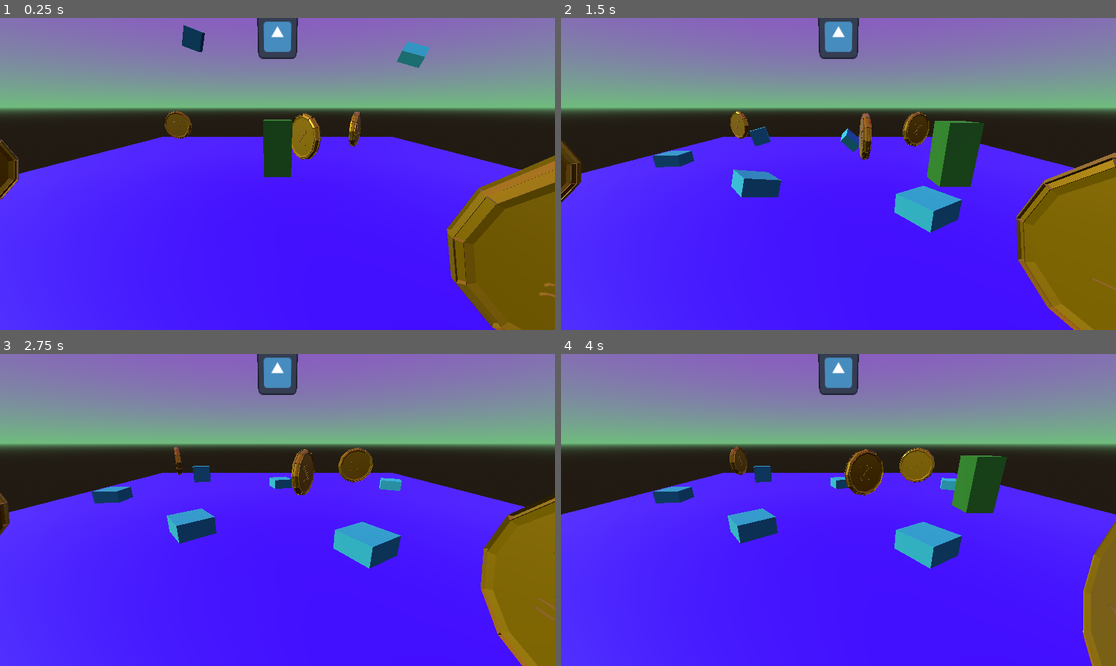
Above: before the commit, frames 1-4 (two rows, left to right).
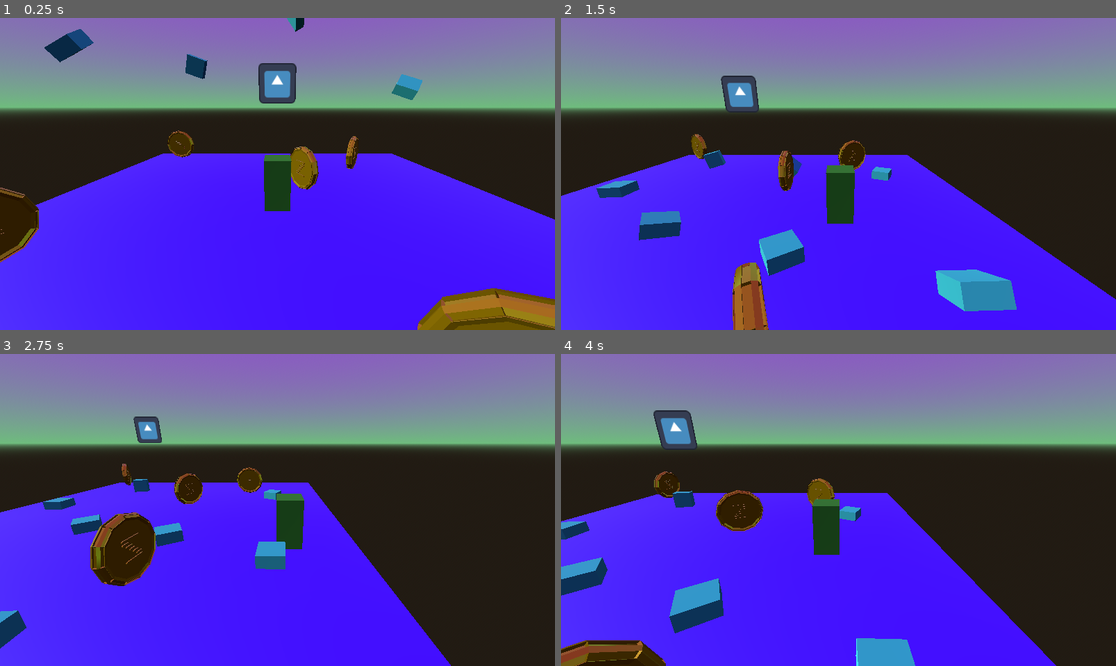
Above: after the commit, the same moments.

Repository: IsaiahMurray/3D-Platformer-Tutorial
Game: Godot game, scene res://scenes/level_1.tscn
Same seed, same stepped clock (60 frames per second), same inputs: the game is played once before the commit and once after it. The engine's default icon, where the game draws it, is replaced by a stand-in: a white triangle on a blue panel in a dark square.
Inputs:
- Up to frame 1 (0.25 s): no input
- Up to frame 2 (1.5 s): tap Enter (ui_accept) at 0.5, 0.77 s; hold Right (ui_right) 0.53-1.28 s; hold Down (ui_down) from 1.28 s (still down)
- Up to frame 3 (2.75 s): tap Enter (ui_accept) at 1.52 s; release Down (ui_down) at 2.03 s; hold Right (ui_right) from 2.03 s (still down)
- Up to frame 4 (4 s): release Right (ui_right) at 2.78 s; hold Up (ui_up) 2.78-3.53 s; tap Enter (ui_accept) at 3.02, 3.77 s; hold Left (ui_left) from 3.53 s (still down)

The runs differ from the first frame. In frame 1, 22% of the frame differs, in the area x 0-100%, y 0-100%; in frame 2, 26%; in frame 3, 28%; in frame 4, 28%.

Commit message:
Adjusted camera smoothness

Diff:
--- a/3d-platformer-tutorial/player.gd
+++ b/3d-platformer-tutorial/player.gd
@@ -26,3 +26,5 @@
 		velocity.z = move_toward(velocity.z, 0, SPEED)
 
 	move_and_slide()
+	# Make camera controller to match root position of player
+	$Camera_Controller.position = lerp($Camera_Controller.position,position,0.15)
